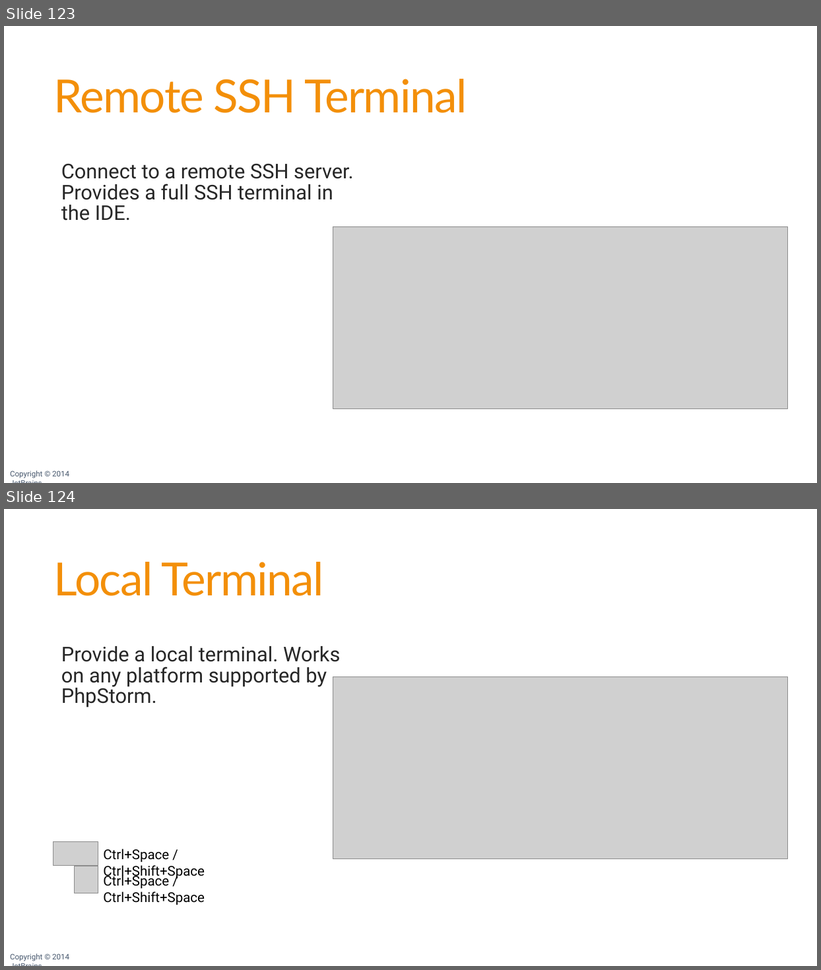
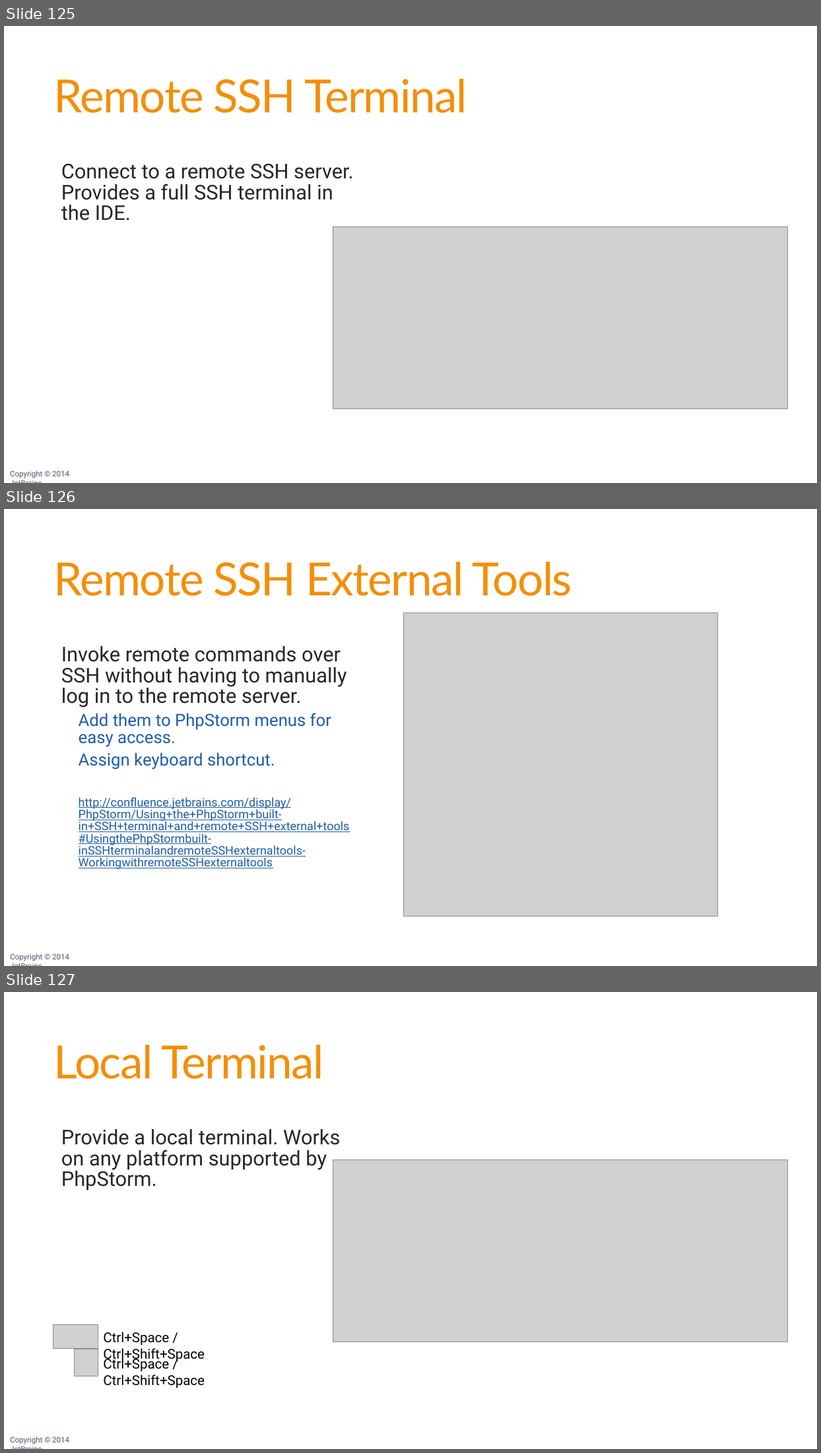
Before and after one commit to JetBrains/phpstorm-workshop, a slide deck: PhpStorm Workshop.pptx. Shown one above the other, each under a label of ours: slides 123 and 124 before the commit, slides 125, 126 and 127 after it. The pictures are 821x970 and 821x1453 pixels, drawn with LibreOffice and Linux fonts; fonts in the diff are those of the drawing; grey boxes stand for pictures; background and template pictures are left out. Boxes give left, top, right and bottom in pixels: in the first picture for what was removed or moved away, otherwise in the second. Text is boxed around its words. In the diff, an @@ line names an element or a change of style, - is before the commit and + after.

```diff
--- a/PhpStorm Workshop.pptx
+++ b/PhpStorm Workshop.pptx
@@ slide 126 added at (x1=4, y1=509, x2=817, y2=966), background #FFFFFF; not listed: 1 template element that a slide beside it also shows @@
@@ title added at (x1=54, y1=562, x2=572, y2=596), 54 pt, text #F38F09 @@
+Remote SSH External Tools
@@ picture added at (x1=403, y1=613, x2=717, y2=916) @@
@@ text added at (x1=61, y1=646, x2=350, y2=869), 14 pt, text #1D5DA7, underline @@
+  Invoke remote commands over SSH without having to manually log in to the remote server.
+    Add them to PhpStorm menus for easy access.
+    Assign keyboard shortcut.
+    http://confluence.jetbrains.com/display/PhpStorm/Using+the+PhpStorm+built-in+SSH+terminal+and+remote+SSH+external+tools#UsingthePhpStormbuilt-inSSHterminalandremoteSSHexternaltools-WorkingwithremoteSSHexternaltools
@@ what was slide 123 is now slide 125 @@
@@ what was slide 124 is now slide 127 @@
```
Also in this commit, not shown: 15 slides changed, 4 other slides added, 2 slides removed, 1 other file.
